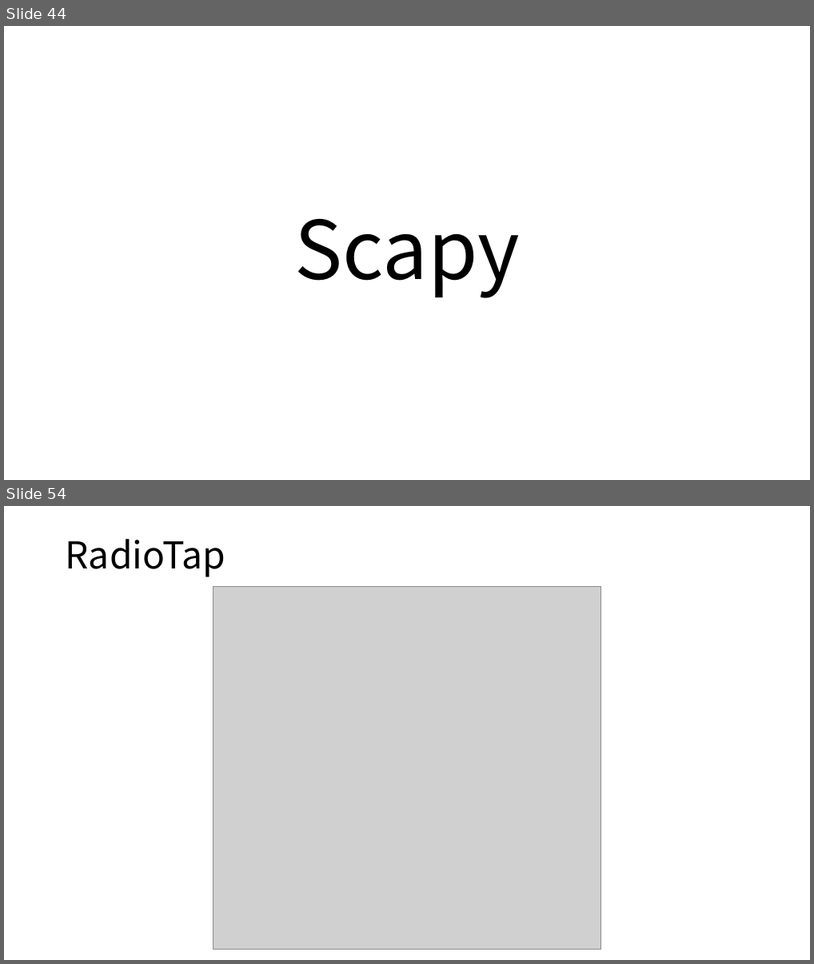
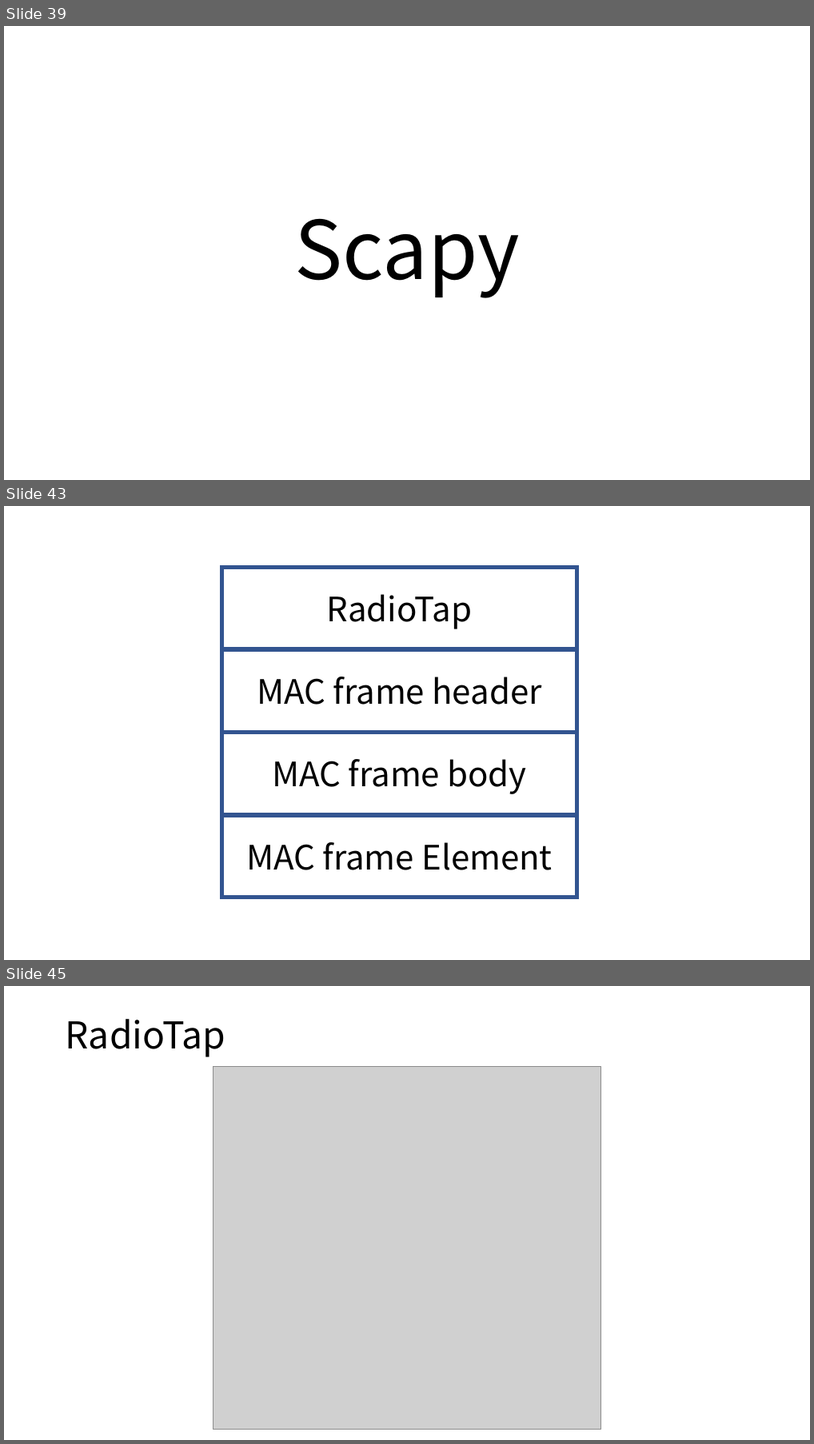
Before and after one commit to gunwooKim-Korea/network-fuzzer, a slide deck: networkfuzzer/Network fuzzer.pptx. Shown one above the other, each under a label of ours: slides 44 and 54 before the commit, slides 39, 43 and 45 after it; the slides between them are not shown. The pictures are 814x964 and 814x1444 pixels, drawn with LibreOffice and Linux fonts; fonts in the diff are those of the drawing; grey boxes stand for pictures. Boxes give left, top, right and bottom in pixels: in the first picture for what was removed or moved away, otherwise in the second. Text is boxed around its words. In the diff, an @@ line names an element or a change of style, - is before the commit and + after.

```diff
--- a/networkfuzzer/Network fuzzer.pptx
+++ b/networkfuzzer/Network fuzzer.pptx
@@ slide 43 added at (4,506,810,960), background #FFFFFF @@
@@ rectangle added at (222,567,577,648), outline #325491 4.5 pt, 40 pt, text #000000 @@
+RadioTap
@@ rectangle added at (222,650,577,732), outline #325491 4.5 pt, 40 pt, text #000000 @@
+MAC frame header
@@ rectangle added at (222,732,577,814), outline #325491 4.5 pt, 40 pt, text #000000 @@
+MAC frame body
@@ rectangle added at (222,815,577,896), outline #325491 4.5 pt, 40 pt, text #000000 @@
+MAC frame Element
@@ what was slide 44 is now slide 39 @@
@@ what was slide 54 is now slide 45 @@
```
Also in this commit, not shown: 3 slides changed, 5 other slides added, 5 slides removed.
